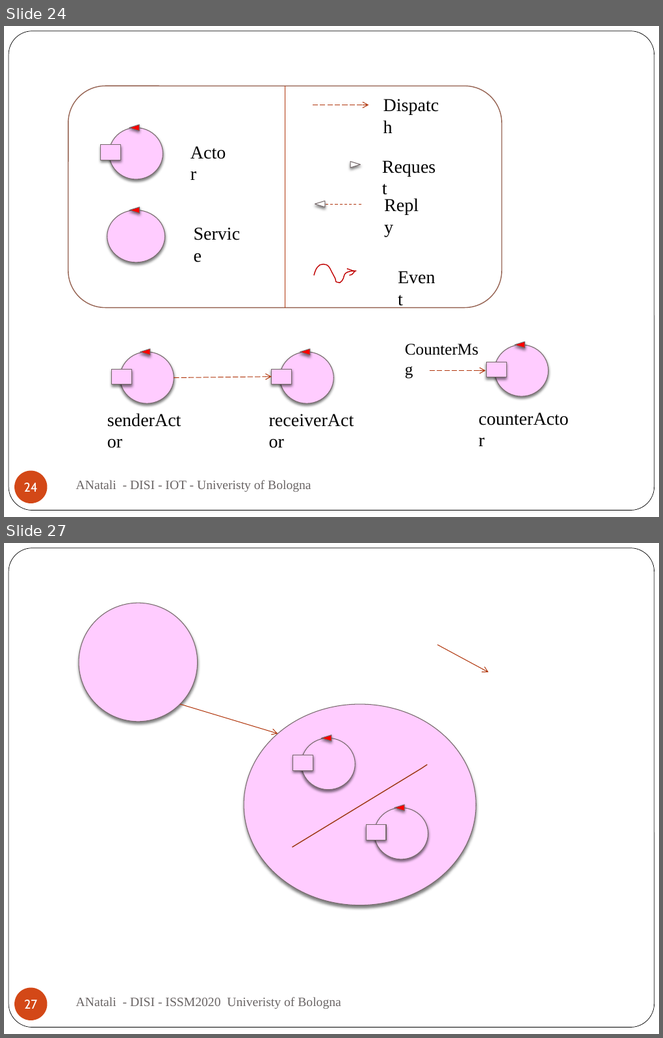
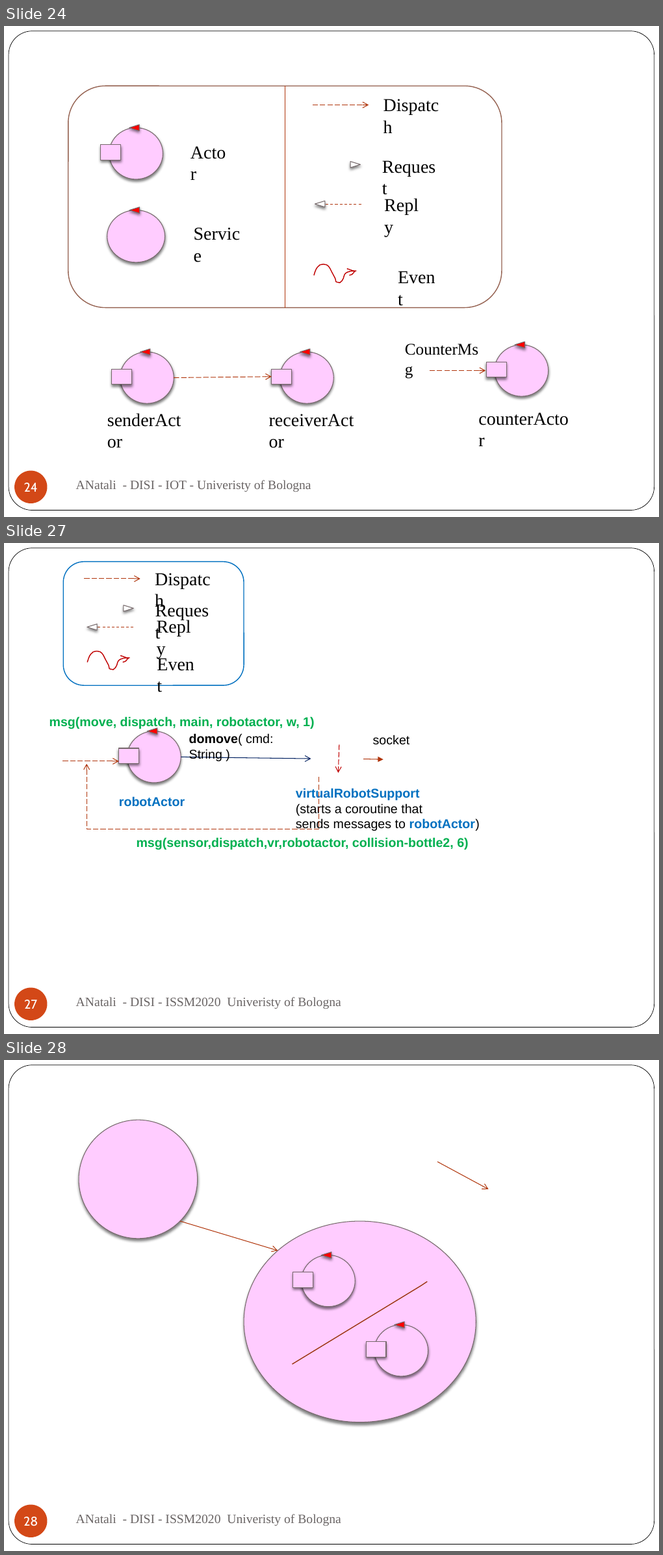
Before and after one commit to anatali/iss2020LabBo, a slide deck: it.unibo.issLabStart/userDocs/ISSM2020.pptx. Shown one above the other, each under a label of ours: slides 24 and 27 before the commit, slides 24, 27 and 28 after it; the slides between them are not shown. The pictures are 663x1038 and 663x1555 pixels, drawn with LibreOffice and Linux fonts; fonts in the diff are those of the drawing; background and template pictures are left out. Boxes give left, top, right and bottom in pixels: in the first picture for what was removed or moved away, otherwise in the second. Text is boxed around its words. In the diff, an @@ line names an element or a change of style, - is before the commit and + after.

Commit message:
robot actor message driven

```diff
--- a/it.unibo.issLabStart/userDocs/ISSM2020.pptx
+++ b/it.unibo.issLabStart/userDocs/ISSM2020.pptx
@@ slide 27 added at <box>4,543,659,1034</box>, background #FFFFFF; not listed: 1 template element that a slide beside it also shows @@
@@ rounded rectangle added at <box>64,561,244,685</box>, fill #FFFFFF, outline #0070C0 1 pt @@
@@ arrow added from (84, 579) to (140, 579), #B1360B 0.75 pt dashed @@
@@ text added at <box>149,596,216,624</box>, 20 pt, text #000000 @@
+Request
@@ triangle added at <box>123,605,133,611</box>, fill #FFFFFF, outline #75696A 0.75 pt @@
@@ text added at <box>150,612,202,641</box>, 20 pt, text #000000 @@
+Reply
@@ triangle added at <box>87,624,97,630</box>, fill #FFFFFF, outline #75696A 0.75 pt @@
@@ line added from (88, 627) to (135, 627), #B1360B 0.75 pt dashed @@
@@ freeform shape added at <box>87,651,130,670</box>, outline #C00000 1 pt @@
@@ freeform shape added at <box>120,655,129,659</box>, outline #C00000 1 pt @@
@@ freeform shape added at <box>122,657,129,662</box>, outline #C00000 1 pt @@
@@ text added at <box>151,649,202,678</box>, 20 pt, text #000000 @@
+Event
@@ text added at <box>50,717,314,729</box>, 14 pt, text #00B050, bold @@
+msg(move, dispatch, main, robotactor, w, 1)
@@ text added at <box>120,717,176,730</box>, 20 pt, text #000000 @@
+Dispatch
@@ ellipse added at <box>128,731,181,783</box>, fill #FFCCFF, outline #75696A 0.75 pt @@
@@ triangle added at <box>148,728,157,734</box>, fill #FF0000, outline #75696A 0.75 pt @@
@@ text added at <box>189,733,274,761</box>, 14 pt, text #000000 @@
+domove( cmd: String )
@@ text added at <box>373,735,410,745</box>, 14 pt, text #000000 @@
+socket
@@ ellipse added at <box>79,747,94,764</box>, fill #FFFFFF, outline #FFFFFF 1 pt @@
@@ rectangle added at <box>118,749,139,764</box>, fill #FFCCFF, outline #75696A 0.75 pt @@
@@ arrow added from (339, 745) to (338, 773), #C00000 0.75 pt dashed @@
@@ arrow added from (63, 761) to (118, 761), #B1360B 0.75 pt dashed @@
@@ elbow arrow added from (319, 777) to (87, 764), #B1360B 0.75 pt dashed @@
@@ arrow added from (181, 757) to (311, 759), #002060 0.75 pt @@
@@ arrow added from (363, 759) to (384, 760), #B1360B 0.75 pt @@
@@ text added at <box>296,788,480,831</box>, 14 pt, text #000000 @@
+virtualRobotSupport
+(starts a coroutine that
+sends messages to robotActor)
@@ text added at <box>119,797,185,807</box>, 14 pt, text #0070C0, bold @@
+robotActor
@@ text added at <box>137,837,468,850</box>, 14 pt, text #00B050, bold @@
+msg(sensor,dispatch,vr,robotactor, collision-bottle2, 6)
@@ page number added at <box>14,988,48,1021</box>, fill #D34817, 14 pt, text #FFFFFF @@
+27
@@ text added at <box>76,997,341,1009</box>, 14 pt, text #696464 @@
+ANatali - DISI - ISSM2020 Univeristy of Bologna
@@ what was slide 27 is now slide 28 @@
@@ page number at <box>24,1517,38,1527</box>: text changed @@
-27
+28
```
Also in this commit, not shown: 2 slides changed, 9 other files.
